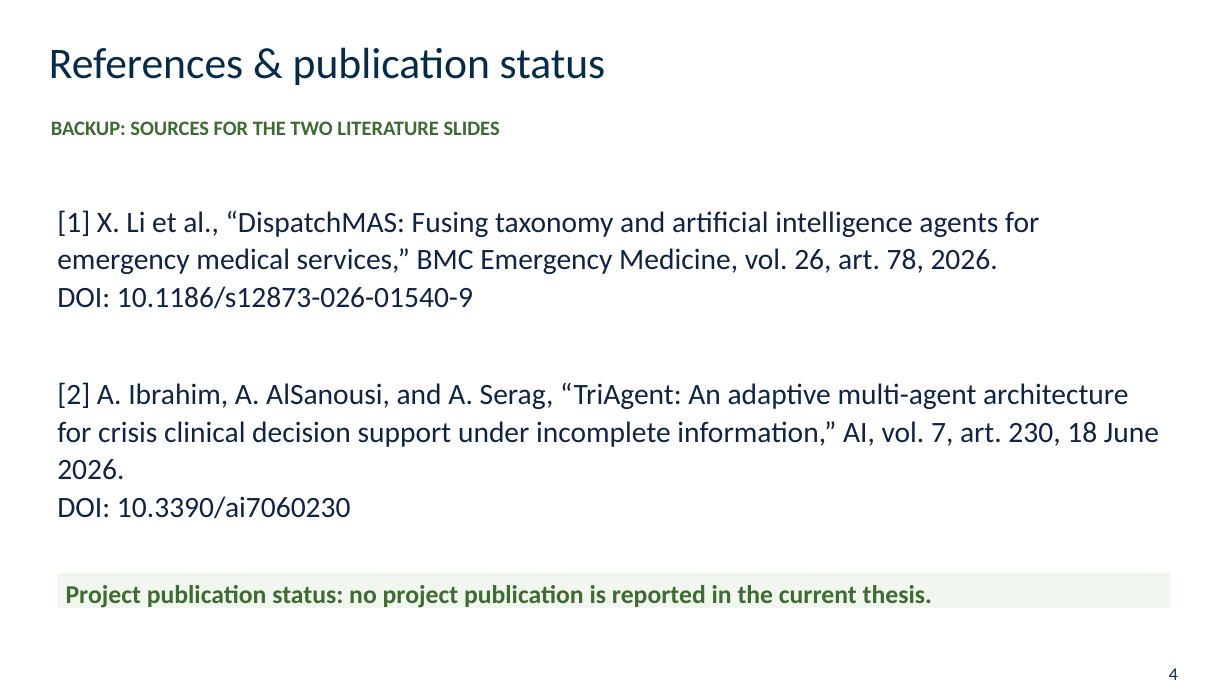
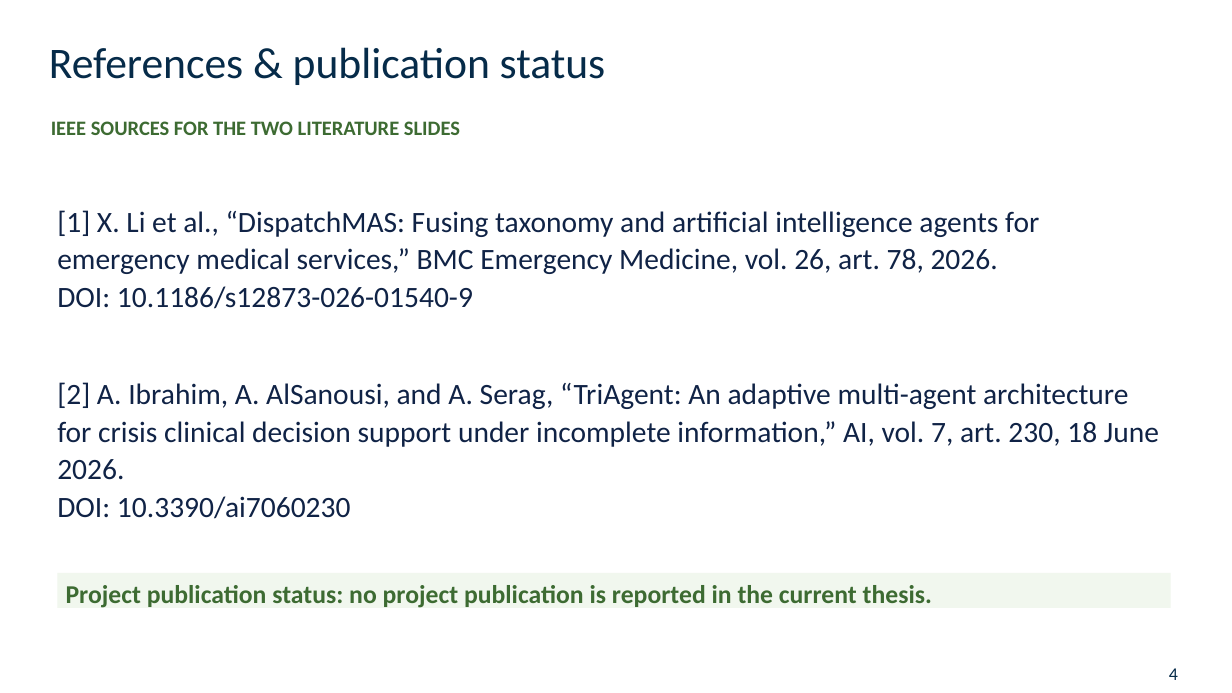
Before and after one commit to 3bdoo04/Uni-Grad, a slide deck: slide 4 of Review/Presentation/Uni-Grad - Appendix.pptx. Drawn at 1232x693 pixels with LibreOffice and Linux fonts; fonts in the diff are those of the drawing; background and template pictures are left out. Boxes give left, top, right and bottom in pixels: in the first picture for what was removed or moved away, otherwise in the second. Text is boxed around its words. In the diff, an @@ line names an element or a change of style, - is before the commit and + after.

```diff
--- a/Review/Presentation/Uni-Grad - Appendix.pptx
+++ b/Review/Presentation/Uni-Grad - Appendix.pptx
@@ text at [51, 121, 460, 135]: text changed @@
-BACKUP: SOURCES FOR THE TWO LITERATURE SLIDES
+IEEE SOURCES FOR THE TWO LITERATURE SLIDES
```
Also in this commit, not shown: 1 other slide changed, 46 other files.
